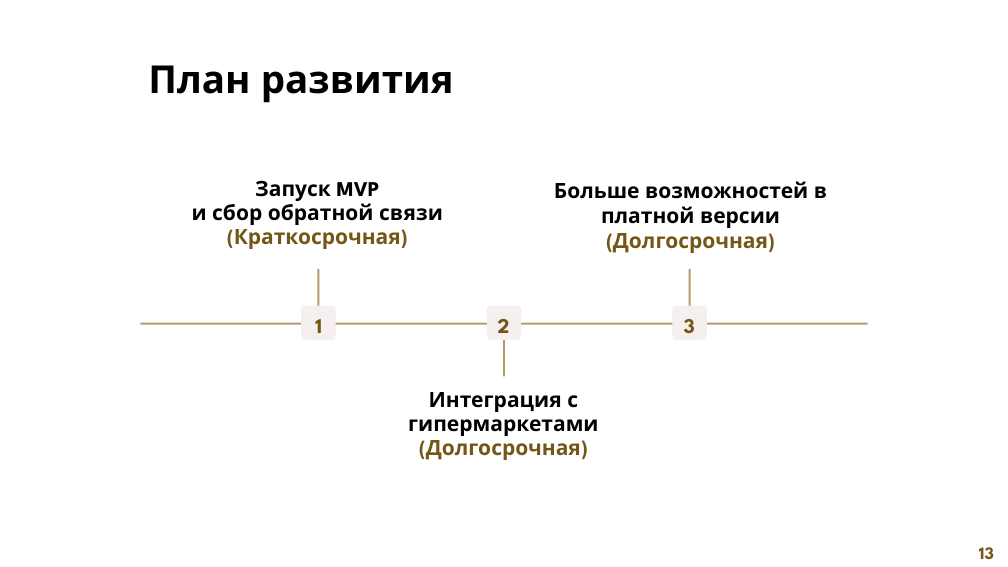
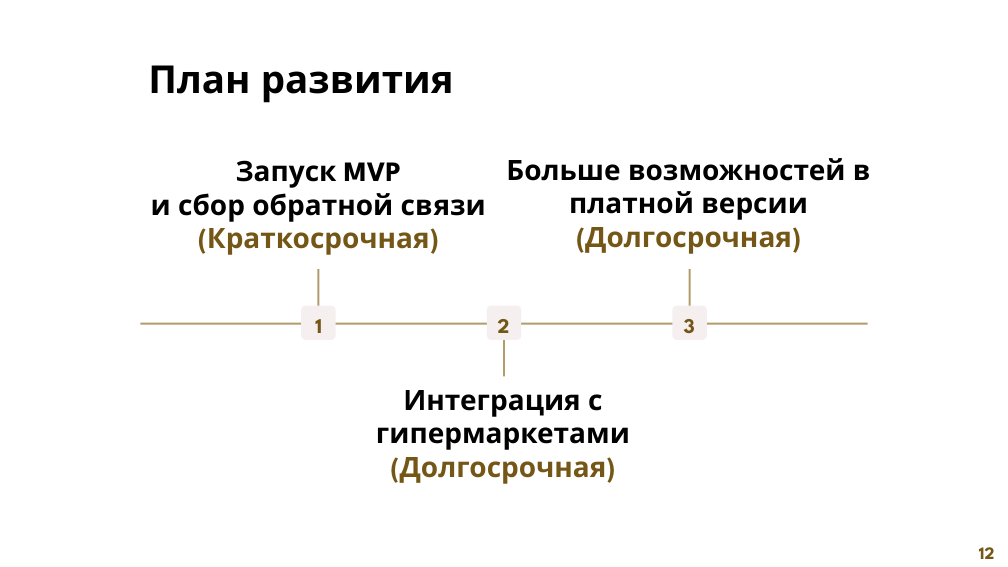
Before and after one commit to SanyaElis/ConfectioneryCostTracker, a slide deck: slide 12 of documentation/Презентация продукта.pptx (slide 13 before the commit). Drawn at 1008x567 pixels with LibreOffice and Linux fonts; fonts in the diff are those of the drawing. Boxes give left, top, right and bottom in pixels: in the first picture for what was removed or moved away, otherwise in the second. Text is boxed around its words. In the diff, an @@ line names an element or a change of style, - is before the commit and + after.

```diff
--- a/documentation/Презентация продукта.pptx
+++ b/documentation/Презентация продукта.pptx
@@ text "Больше возможностей в": place and size @@
-text "Больше возможностей в" at <box>554,181,827,253</box>
+text "Больше возможностей в" at <box>506,158,871,254</box>
@@ text "Больше возможностей в" at <box>506,158,871,254</box>: size 24 to 32 pt @@
@@ text "Запуск MVP и сбор обратной ..." at <box>151,160,486,255</box>: size 24 to 32 pt; line spacing 27.3pt to 1 @@
@@ text "Запуск MVP и сбор обратной ...": place and size @@
-text "Запуск MVP и сбор обратной ..." at <box>192,180,443,249</box>
+text "Запуск MVP и сбор обратной ..." at <box>151,160,486,255</box>
@@ text "Интеграция с гипермаркетами (Долгосрочная)" at <box>376,390,630,484</box>: size 24 to 32 pt; line spacing 27.3pt to 1 @@
@@ text at <box>979,547,995,559</box>: text changed @@
-13
+12
```
Also in this commit, not shown: 13 other slides changed, 1 slide removed, 1 other file.
